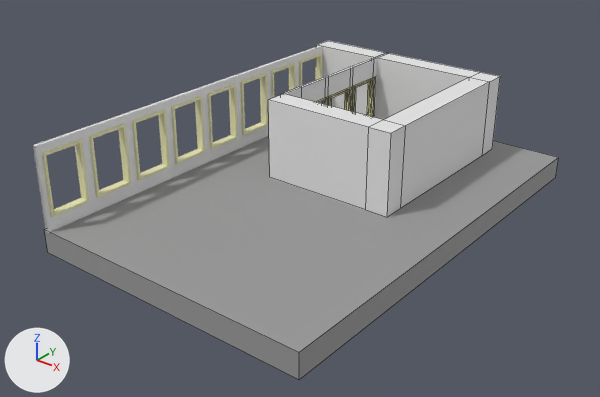
An edit to the FBX model Assets/Lecture.fbx, drawn before and after from the same camera.
Camera for both pictures: a camera (50 mm lens) standing at (18.9, -32.5, 14.8) and looking at (-0.1, -8.7, 0.0). The lights are fixed; the arrows at lower left show +X, +Y and +Z. Mesh edges are drawn as thin lines on the coarser meshes.

Names of what the first picture shows: 'Floor', 'InnerWall', 'InnerWall.001', 'MainWalls'.
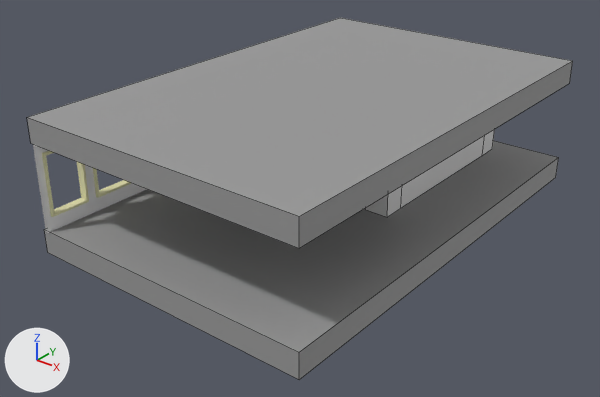
Scene script edits in JSON lines:
```json
{"op": "add", "block": "mat_roof", "code": ["mat_roof = principled_material('Roof')", "mat_roof.base_color = (0.319, 0.319, 0.319)  # grey #999999", "mat_roof.roughness = 0.69"]}
{"op": "add", "block": "me_cube_002", "code": ["me_cube_002 = bpy.data.meshes.new('Cube.002')", "me_cube_002.from_pydata(...)  # a box spanning x -3.6..8.7, y -13.0..5.8, z -1.0..0.0", "me_cube_002.materials.append(mat_roof)  # grey #999999"]}
{"op": "add", "block": "ob_roof", "code": ["ob_roof = bpy.data.objects.new('Roof', me_cube_002)", "ob_roof.location = (-2.43, -3.88, 4.5)"]}
```

Location of each change, [x1, y1, x2, y2] in pixels of the pictures (600 x 397 px):
```json
{"object": "Roof", "change": "added", "after": [27, 18, 573, 248]}
{"object": "MainWalls", "change": "unchanged, covered by the edit", "before": [268, 41, 500, 217], "after": [365, 129, 495, 217]}
{"object": "InnerWall.001", "change": "unchanged, covered by the edit", "before": [33, 45, 322, 233], "after": [33, 145, 146, 233]}
{"object": "InnerWall", "change": "unchanged, covered by the edit", "before": [281, 53, 387, 117]}
```
